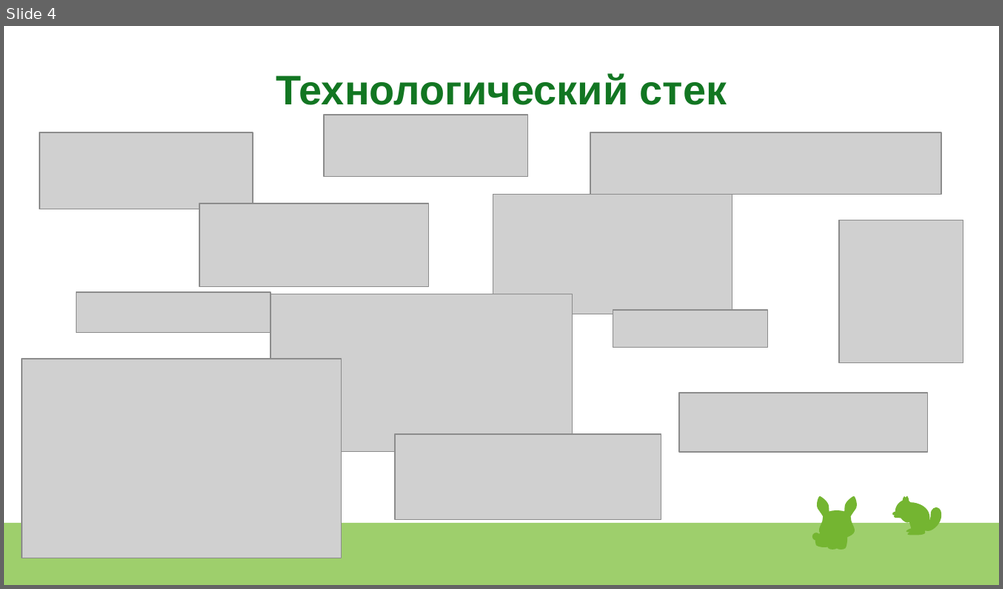
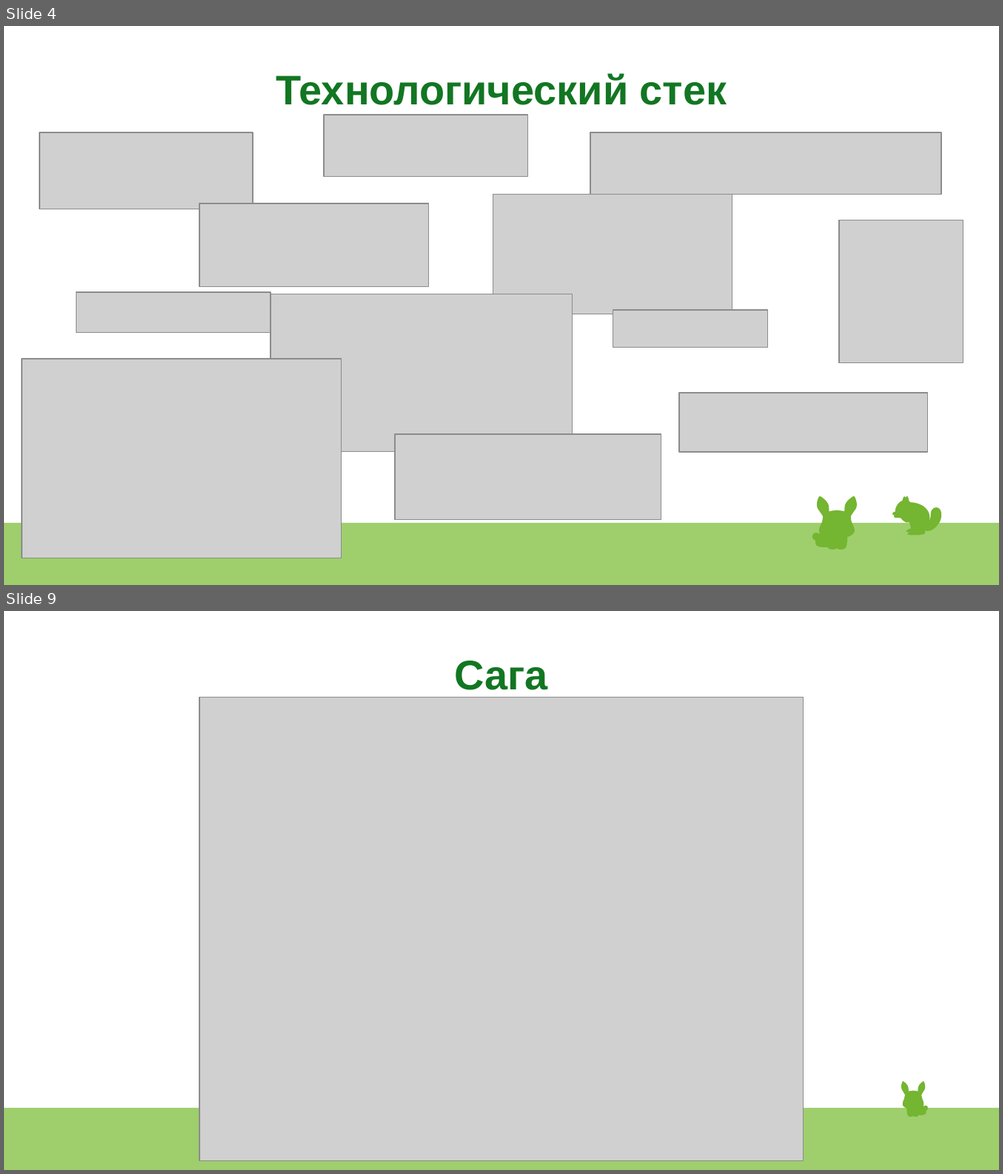
Before and after one commit to LenaLeonteva/OtusHW37Order, a slide deck: schemes/Project.odp. Shown one above the other, each under a label of ours: slide 4 before the commit, slides 4 and 9 after it; the slides between them are not shown. The pictures are 1003x589 and 1003x1174 pixels, drawn with LibreOffice and Linux fonts; fonts in the diff are those of the drawing; grey boxes stand for pictures. Boxes give left, top, right and bottom in pixels: in the first picture for what was removed or moved away, otherwise in the second. Text is boxed around its words. In the diff, an @@ line names an element or a change of style, - is before the commit and + after.

```diff
--- a/schemes/Project.odp
+++ b/schemes/Project.odp
@@ slide 9 added at (x1=4, y1=611, x2=999, y2=1170), background #FFFFFF; not listed: 1 template element that a slide beside it also shows @@
@@ title added at (x1=455, y1=661, x2=548, y2=690), 33 pt, text #127622, bold @@
+Сага
@@ picture added at (x1=200, y1=698, x2=804, y2=1162) @@
@@ freeform shape added at (x1=788, y1=1064, x2=804, y2=1096), fill #74B531 @@
@@ group added at (x1=901, y1=1082, x2=928, y2=1117): 23 freeform shapes @@
```
Also in this commit, not shown: 5 slides changed, 4 other slides added, 1 slide removed, 4 other files.
